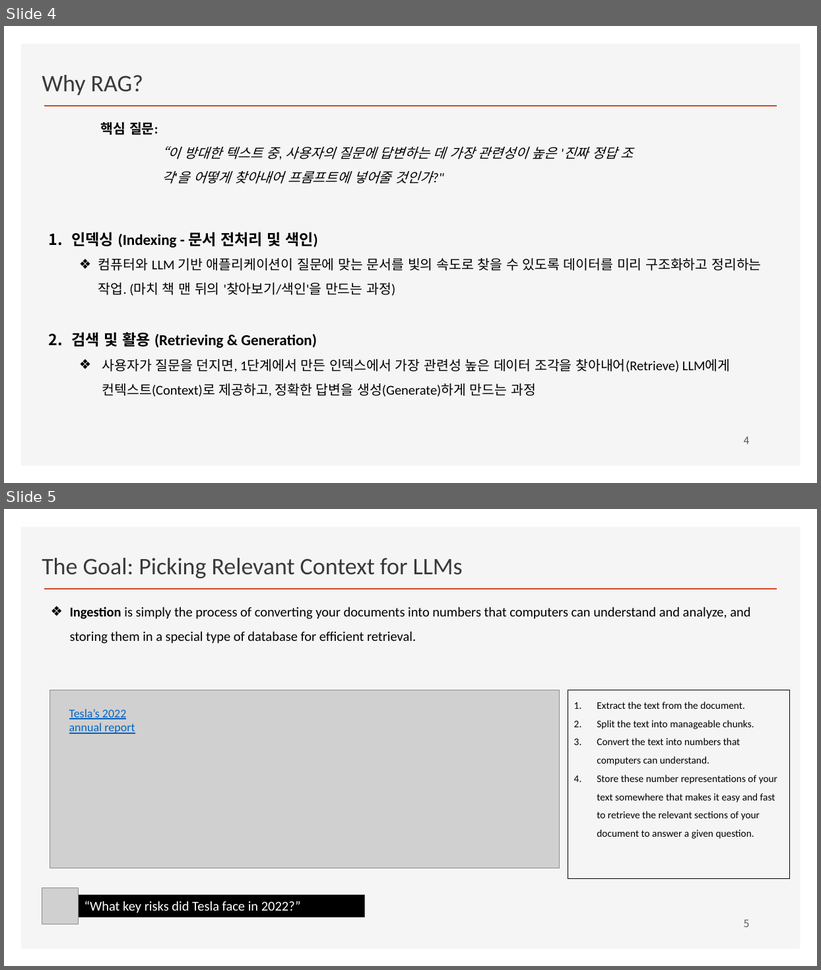
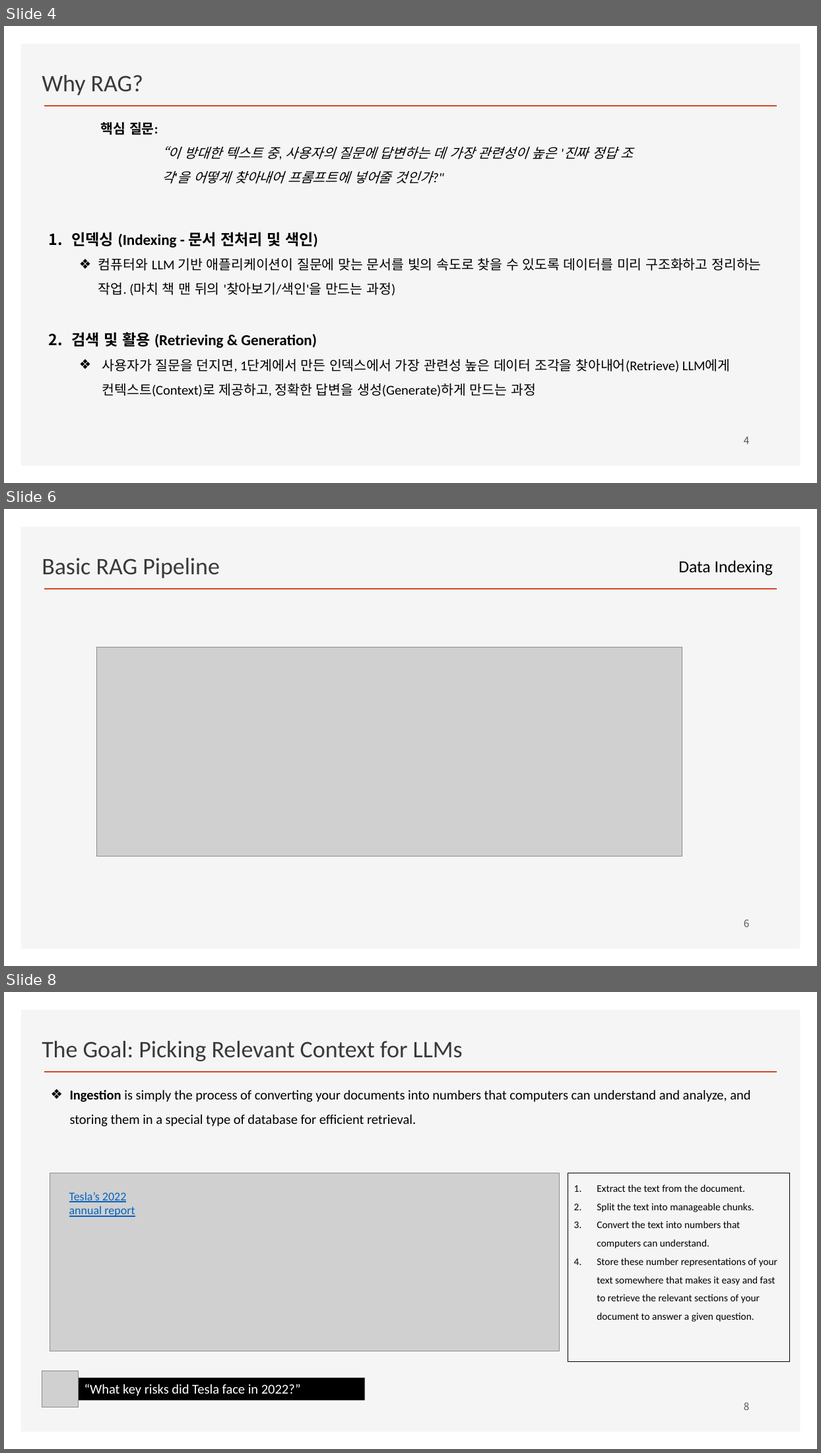
Before and after one commit to ancestor9/2026_Fall_Learning-Langchain-AI-Agent, a slide deck: CHAPTER 2 RAG Part I_Indexing Your Data.pptx. Shown one above the other, each under a label of ours: slides 4 and 5 before the commit, slides 4, 6 and 8 after it; the slides between them are not shown. The pictures are 821x970 and 821x1453 pixels, drawn with LibreOffice and Linux fonts; fonts in the diff are those of the drawing; grey boxes stand for pictures; background and template pictures are left out. Boxes give left, top, right and bottom in pixels: in the first picture for what was removed or moved away, otherwise in the second. Text is boxed around its words. In the diff, an @@ line names an element or a change of style, - is before the commit and + after.

```diff
--- a/CHAPTER 2 RAG Part I_Indexing Your Data.pptx
+++ b/CHAPTER 2 RAG Part I_Indexing Your Data.pptx
@@ slide 6 added at bbox=[4, 509, 817, 966], background #FFFFFF; not listed: 2 template elements that a slide beside it also shows @@
@@ text added at bbox=[42, 558, 220, 578], 28 pt, text #3B3838 @@
+Basic RAG Pipeline
@@ text added at bbox=[679, 560, 773, 576], 20 pt, text #000000 @@
+Data Indexing
@@ picture added at bbox=[96, 647, 682, 857] @@
@@ page number added at bbox=[744, 920, 750, 927], 12 pt, text #595959 @@
+6
@@ what was slide 5 is now slide 8 @@
@@ page number at bbox=[744, 1403, 750, 1410]: text changed @@
-5
+8
```
Also in this commit, not shown: 2 other slides added.
